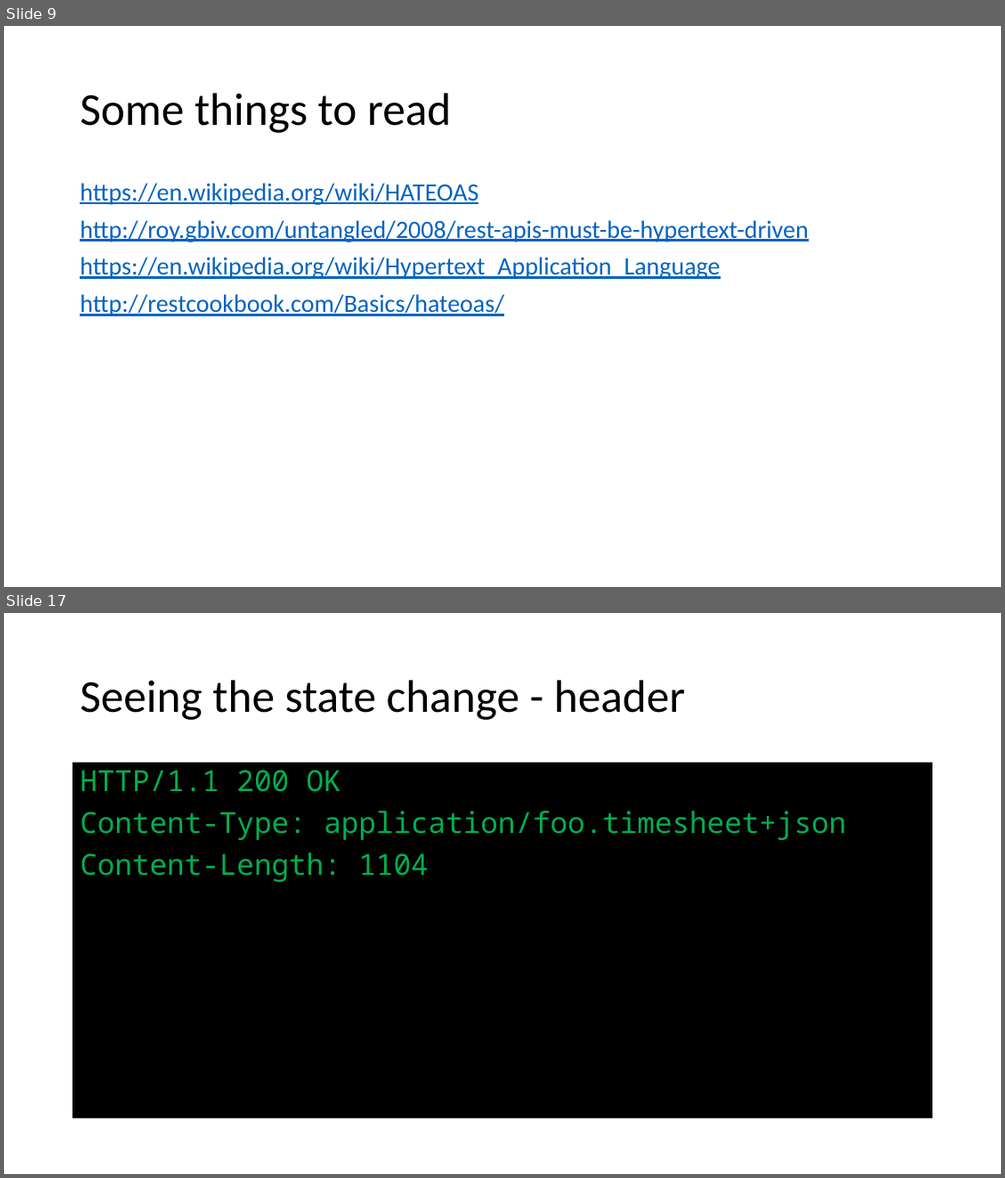
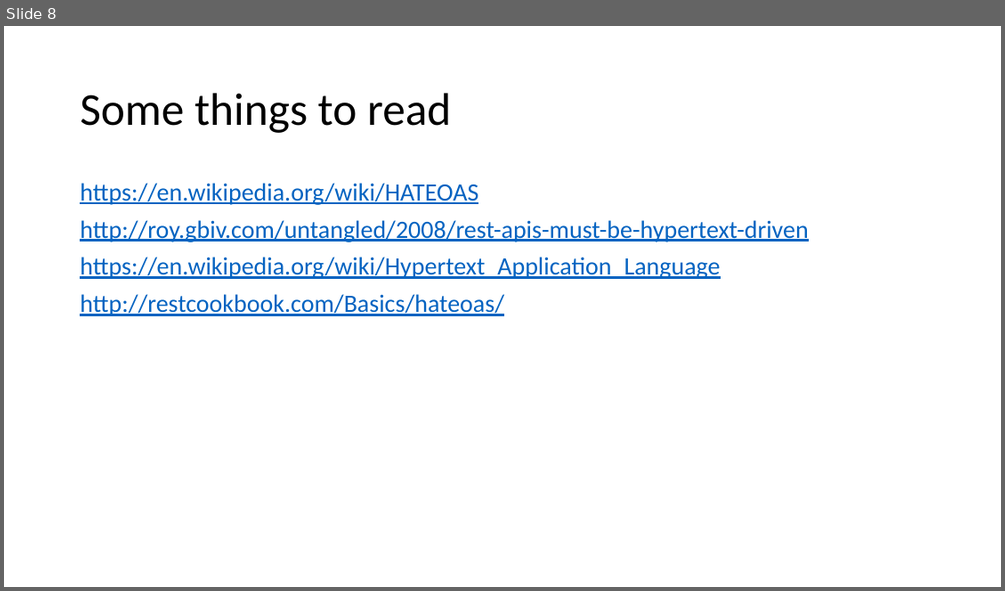
Before and after one commit to IrenaNiu/SU_CPSC_5200_20WQ, a slide deck: lectures/01 - The REST Style.pptx. Shown one above the other, each under a label of ours: slides 9 and 17 before the commit, slide 8 after it; the slides between them are not shown. The pictures are 1005x1178 and 1005x591 pixels, drawn with LibreOffice and Linux fonts; fonts in the diff are those of the drawing. Boxes give left, top, right and bottom in pixels: in the first picture for what was removed or moved away, otherwise in the second. Text is boxed around its words. In the diff, an @@ line names an element or a change of style, - is before the commit and + after.

```diff
--- a/lectures/01 - The REST Style.pptx
+++ b/lectures/01 - The REST Style.pptx
@@ slide 17 removed at <box>4,613,1001,1174</box>, background #FFFFFF @@
@@ title removed at <box>80,680,685,720</box> @@
-Seeing the state change - header
@@ text removed at <box>73,763,933,1119</box> @@
-HTTP/1.1 200 OK
-Content-Type: application/foo.timesheet+json
-Content-Length: 1104
@@ what was slide 9 is now slide 8 @@
```
Also in this commit, not shown: 21 other slides removed, 1 other file.
